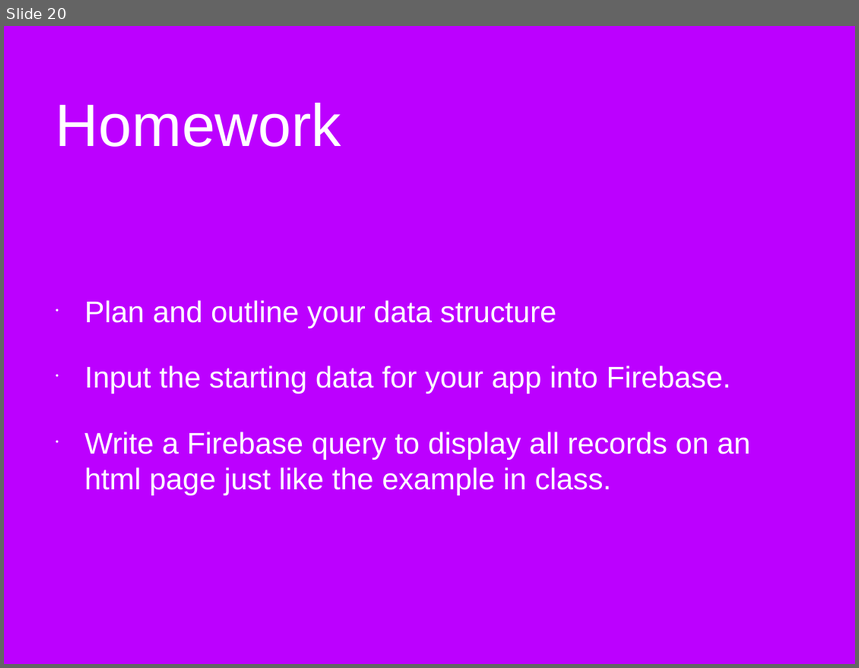
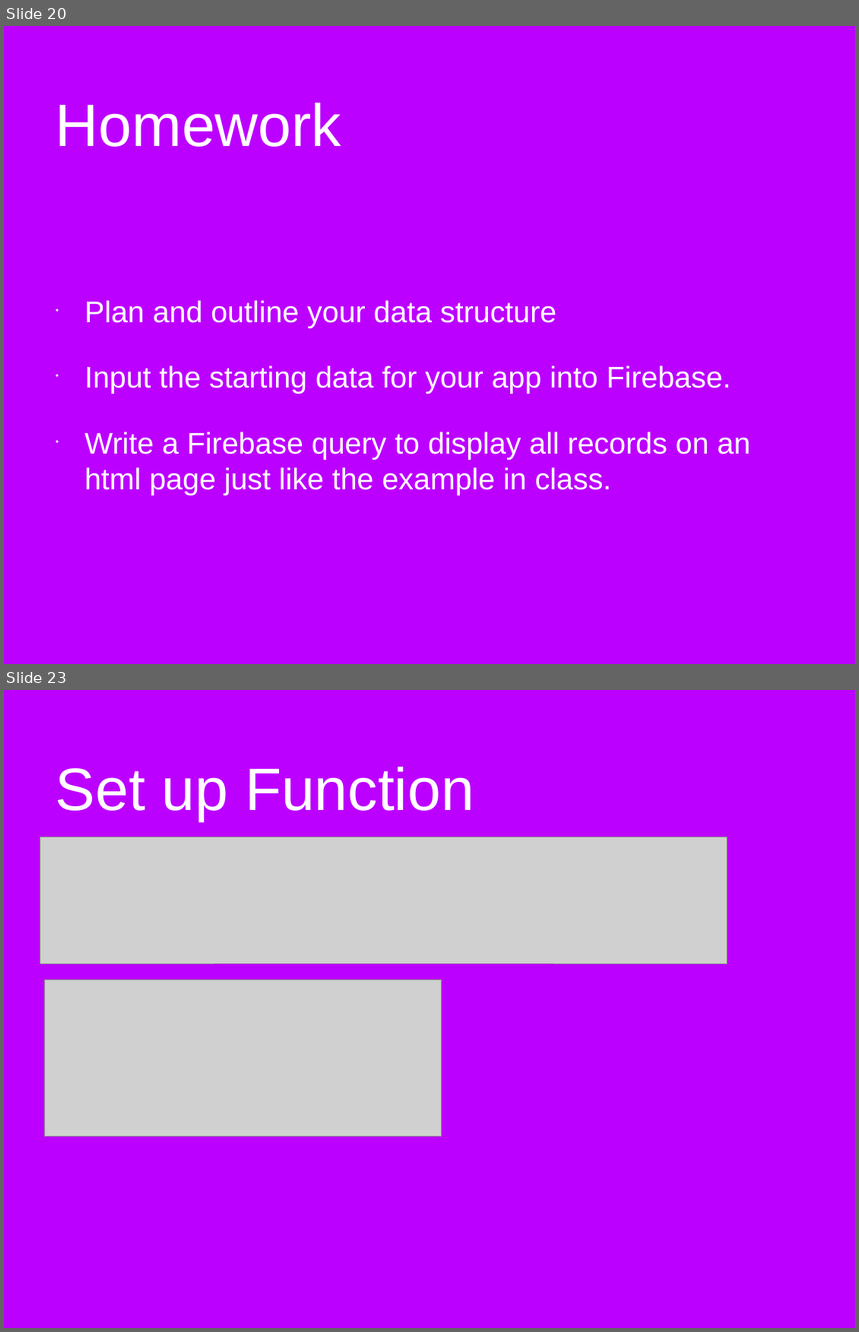
Before and after one commit to steven-king/j491-appdesigndev, a slide deck: database-connect/database-apps.pptx. Shown one above the other, each under a label of ours: slide 20 before the commit, slides 20 and 23 after it; the slides between them are not shown. The pictures are 859x668 and 859x1332 pixels, drawn with LibreOffice and Linux fonts; fonts in the diff are those of the drawing; grey boxes stand for pictures; background and template pictures are left out. Boxes give left, top, right and bottom in pixels: in the first picture for what was removed or moved away, otherwise in the second. Text is boxed around its words. In the diff, an @@ line names an element or a change of style, - is before the commit and + after.

```diff
--- a/database-connect/database-apps.pptx
+++ b/database-connect/database-apps.pptx
@@ slide 23 added at (4,690,855,1328), background picture (left out) @@
@@ title added at (56,767,474,821), 72 pt, text #FFFFFF @@
+Set up Function
@@ picture added at (40,837,728,964) @@
@@ picture added at (44,980,442,1137) @@
```
Also in this commit, not shown: 8 other slides added, 35 other files.
